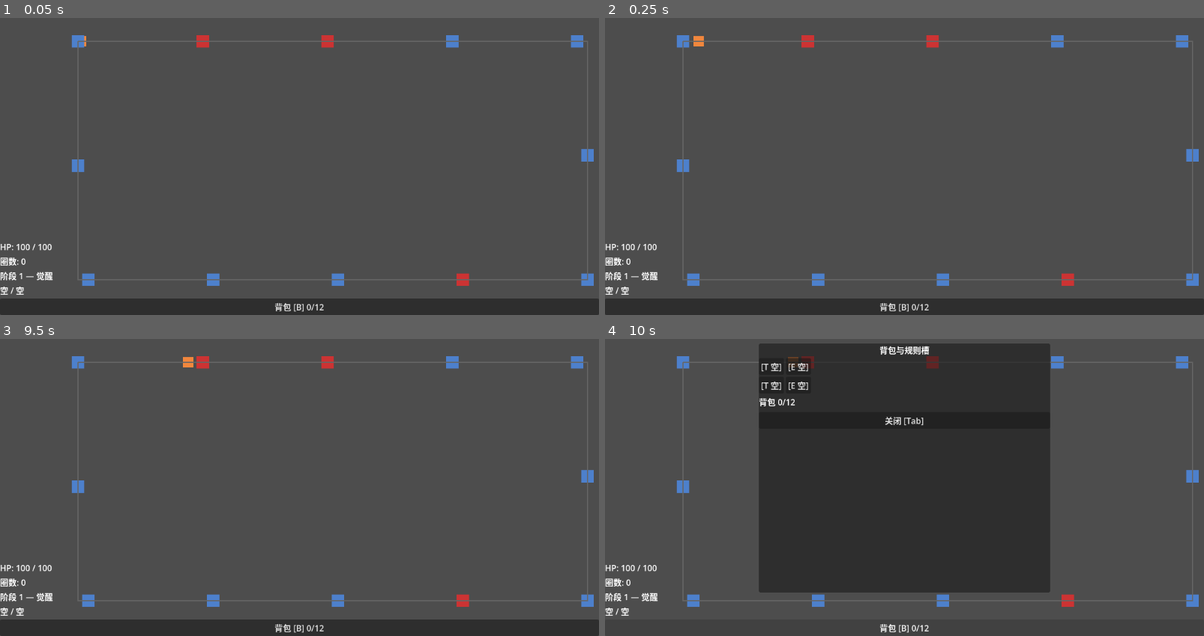
Above: before the commit, frames 1-4 (two rows, left to right).
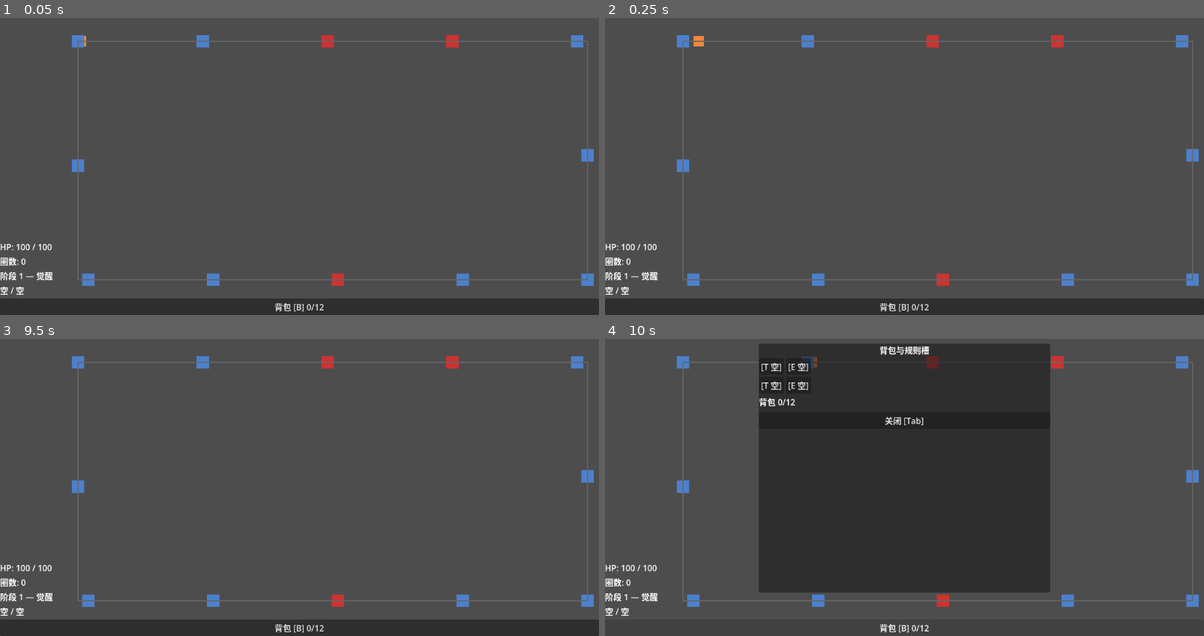
Above: after the commit, the same moments.

Repository: 595145489/attribute-loop
Game: Godot game, scene res://scenes/main.tscn
Same seed, same stepped clock (60 frames per second), same inputs: the game is played once before the commit and once after it.
Inputs:
- Up to frame 1 (0.05 s): no input
- Up to frame 2 (0.25 s): no input
- Up to frame 3 (9.5 s): click "背包 [B] 0/12" at 0.5 s; click "[T 空]" at 1.25 s; click "[E 空]" at 2 s; click "[T 空]" at 2.75 s; click "[E 空]" at 3.5 s; click "关闭 [Tab]" at 4.25 s; click "背包 [B] 0/12" at 5 s; click "[T 空]" at 5.75 s; click "[E 空]" at 6.5 s; click "[T 空]" at 7.25 s; click "[E 空]" at 8 s; click "关闭 [Tab]" at 8.75 s
- Up to frame 4 (10 s): click "背包 [B] 0/12" at 9.5 s

The runs differ from the first frame. In frame 1, 0.3% of the frame differs, in the area x 32-79%, y 5-91%; in frame 2, 0.3%; in frame 3, 0.4%, in the area x 30-79%, y 5-91%; in frame 4, 0.4%.

Commit message:
fix: exclude starting tile (index 0) from enemy spawn pool; add 13th tile to compensate

Diff:
--- a/src/Main.gd
+++ b/src/Main.gd
@@ -28,7 +28,7 @@
     var tiles: Array = []
     var curve = track.curve
     var length = curve.get_baked_length()
-    for i in 12:
+    for i in 13:
         var t = float(i) / 12.0
         var pos = curve.sample_baked(t * length)
         var tile: Tile = TILE_SCENE.instantiate()
--- a/src/systems/GameLoop.gd
+++ b/src/systems/GameLoop.gd
@@ -152,6 +152,6 @@
 	return eligible.keys()[0]
 
 static func _pick_tile_indices(count: int, total: int) -> Array:
-	var pool = range(total)
+	var pool = range(1, total)
 	pool.shuffle()
 	return pool.slice(0, count)
--- a/tests/unit/test_game_loop.gd
+++ b/tests/unit/test_game_loop.gd
@@ -66,3 +66,12 @@
     var enemy_data: EnemyData = DataTables.get_enemy("汲取者")
     var preset = GameLoop._resolve_drop_preset(enemy_data, 2)
     assert_not_null(preset)
+
+func test_pick_tile_indices_never_returns_zero() -> void:
+    for i in 200:
+        var indices = GameLoop._pick_tile_indices(5, 13)
+        assert_false(0 in indices, "Starting tile index 0 must never be in spawn pool")
+
+func test_pick_tile_indices_correct_count_with_13_tiles() -> void:
+    var indices = GameLoop._pick_tile_indices(3, 13)
+    assert_eq(indices.size(), 3)
